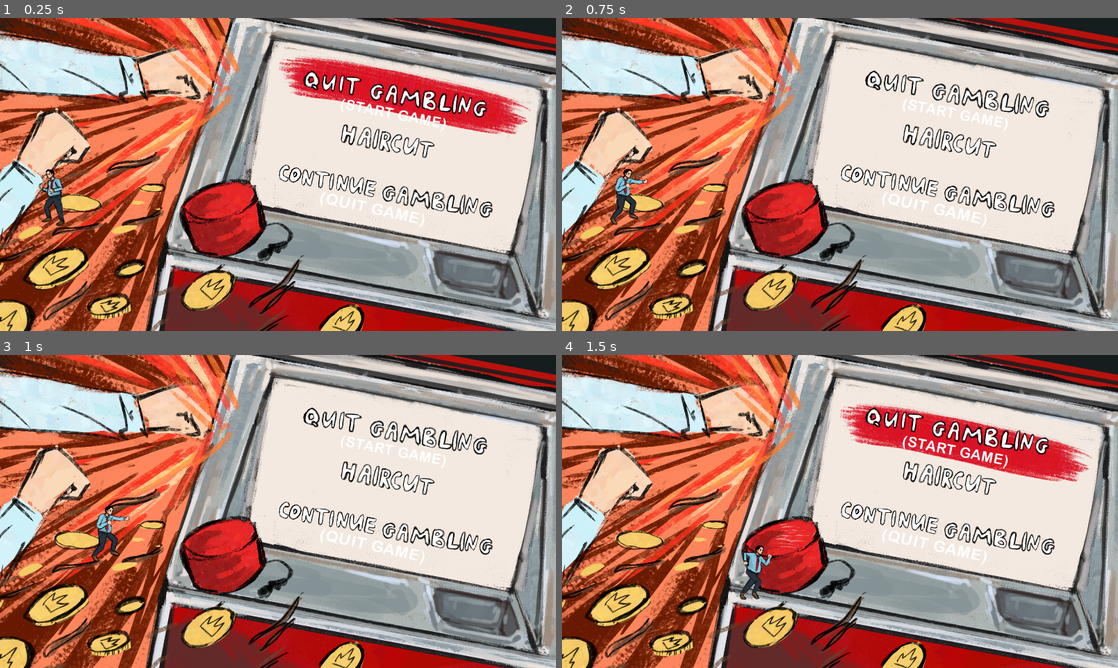
Above: before the commit, frames 1-4 (two rows, left to right).
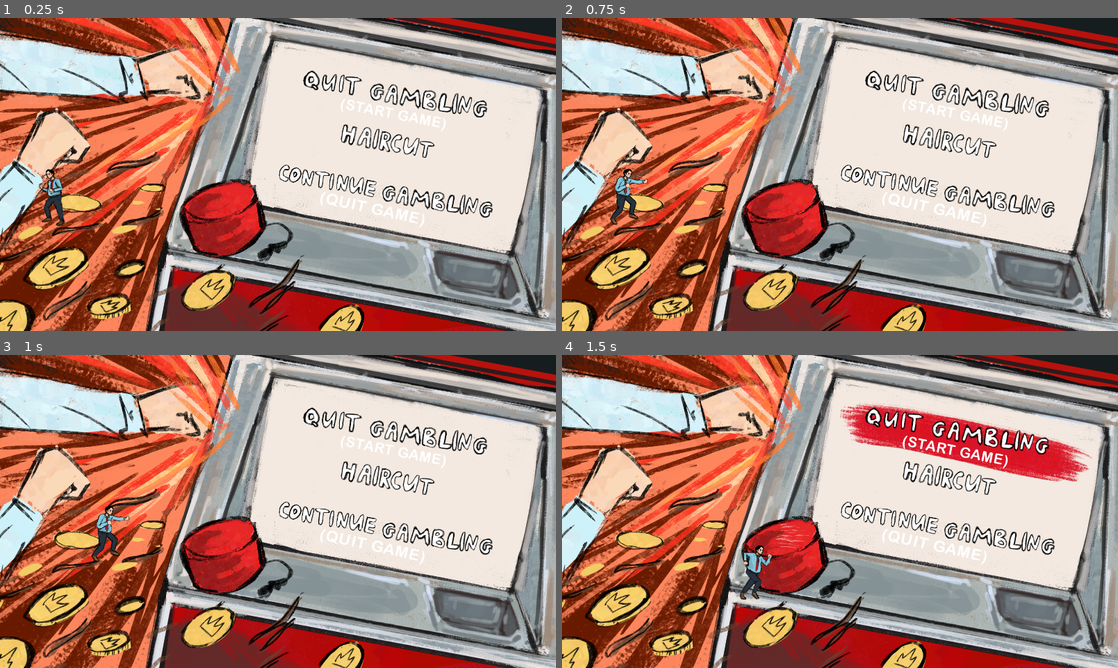
Above: after the commit, the same moments.

Repository: Rionit/GDS-Jam-2025
Game: Godot game, scene res://scenes/MainMenu.tscn
The game is run twice, just before and just after one commit, with the same random seed, the same clock (stepped at 60 frames per second) and the same inputs. This scene is started directly instead of the project's main scene. The engine's default icon, where the game draws it, is replaced by a stand-in: a white triangle on a blue panel in a dark square.
Inputs (mouse positions are in pixels of both pictures, inside the frame that each line leads up to):
- Up to frame 1 (0.25 s): no input
- Up to frame 2 (0.75 s): tap Enter at 0.5 s; move the mouse to (962, 158) at 0.52 s; press the mouse at (962, 158) at 0.53 s; hold D (right) from 0.53 s (still down)
- Up to frame 3 (1 s): keep holding D (right)
- Up to frame 4 (1.5 s): move the mouse to (728, 527) at 1.27 s; release D (right) at 1.28 s; release the mouse at (728, 527) at 1.28 s; hold S (down) from 1.28 s (still down); tap Shift (dash) at 1.35 s

The runs differ from the first frame. In frame 1, 4.7% of the frame differs, in the area x 50-96%, y 11-38%; in frame 2, nothing differs; in frame 3, nothing differs; in frame 4, nothing differs.

Commit message:
Fixed menu

Diff:
--- a/scripts/MainMenu.gd
+++ b/scripts/MainMenu.gd
@@ -10,6 +10,8 @@
 
 var menu_idx := 0
 
+func _ready() -> void:
+	animate()
 
 func _input(event: InputEvent) -> void:
 
@@ -17,11 +19,13 @@
 		menu_idx -= 1
 		if menu_idx < 0:
 			menu_idx = 3
+		animate()
 		print(menu_idx)
 	if event.is_action_pressed("down"):
 		menu_idx += 1
 		if menu_idx > 3:
 			menu_idx = 0
+		animate()
 		print(menu_idx)
 
 	if event.is_action_pressed("attack"):
@@ -38,4 +42,9 @@
 			_:
 				pass
 
+
+func animate():
+	highlight.modulate.a = 0.0
 	highlight.global_position = positions[menu_idx].global_position
+	var tween = create_tween()
+	tween.tween_property(highlight, "modulate:a", 1.0, 0.2)
